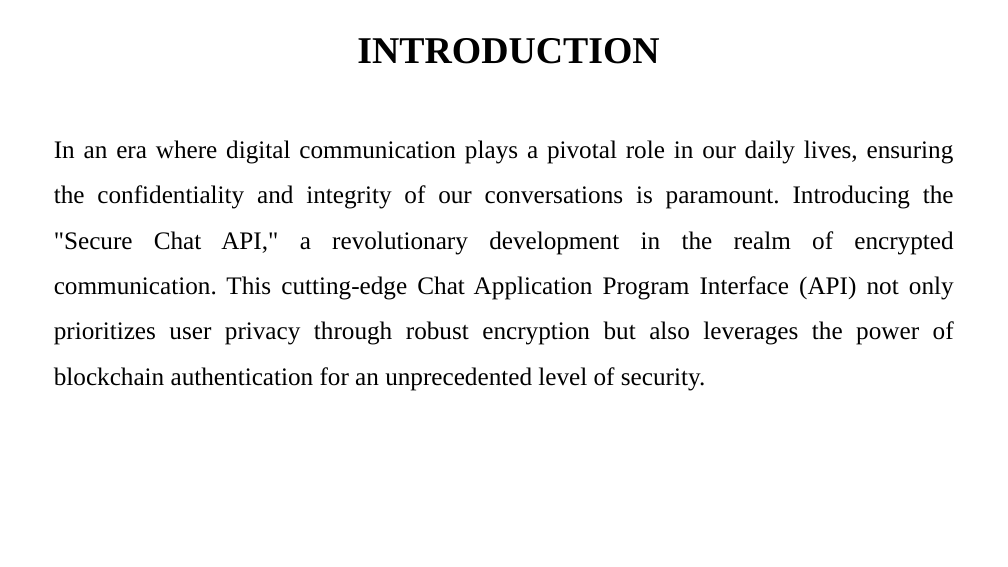
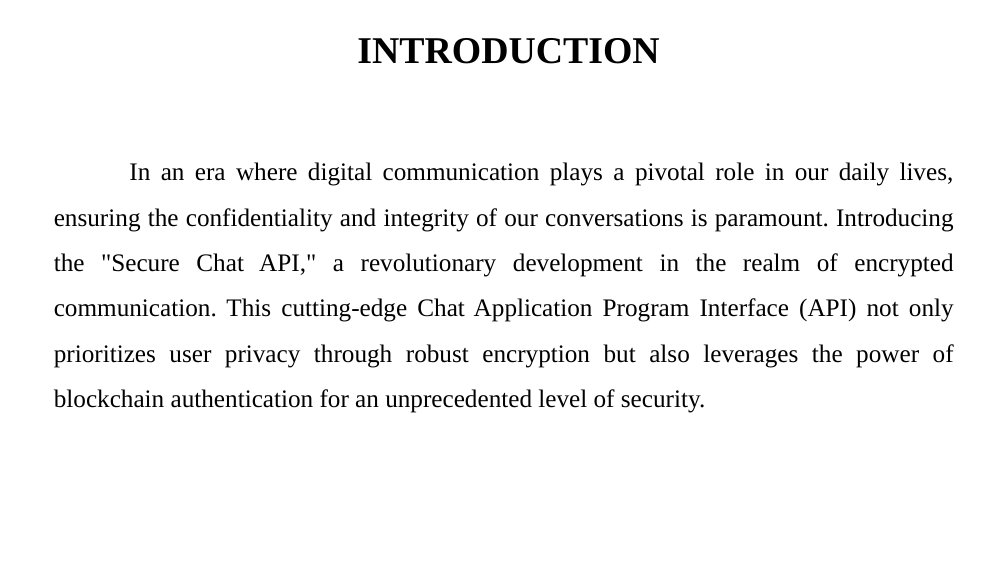
Before and after one commit to i-am-smf/Secure-Chat-using-Blockchain, a slide deck: slide 4 of DOCS/First Review.pptx. Drawn at 1008x567 pixels with LibreOffice and Linux fonts; fonts in the diff are those of the drawing. Boxes give left, top, right and bottom in pixels: in the first picture for what was removed or moved away, otherwise in the second. Text is boxed around its words. In the diff, an @@ line names an element or a change of style, - is before the commit and + after.

```diff
--- a/DOCS/First Review.pptx
+++ b/DOCS/First Review.pptx
@@ text "In an era where digital ...": place and size @@
-text "In an era where digital ..." at [54,140,954,391]
+text "In an era where digital ..." at [54,162,954,413]
```
Also in this commit, not shown: 8 other slides changed, 2 other files.
